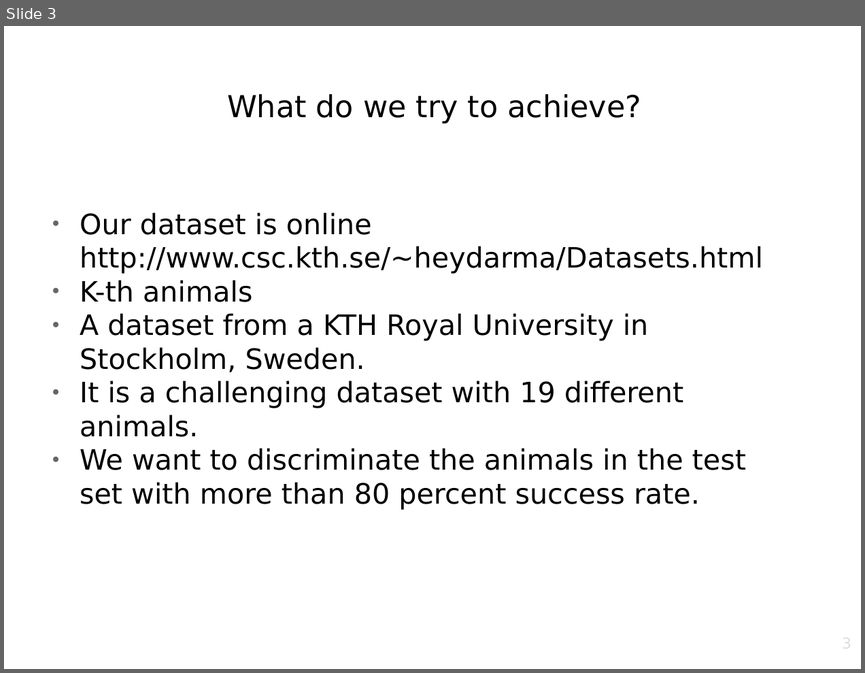
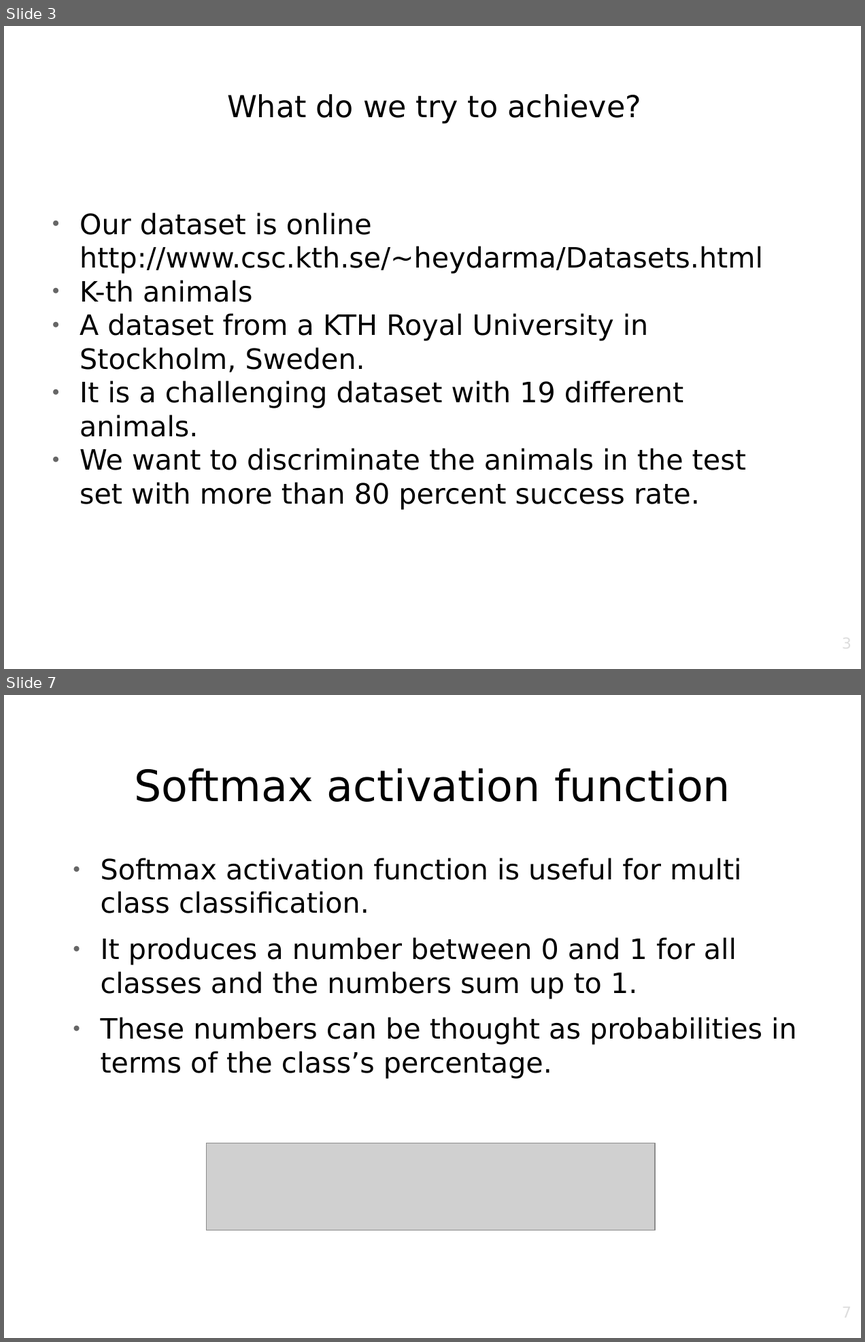
Before and after one commit to srknzl/cmpe462-project, a slide deck: Presentation.odp. Shown one above the other, each under a label of ours: slide 3 before the commit, slides 3 and 7 after it; the slides between them are not shown. The pictures are 865x673 and 865x1342 pixels, drawn with LibreOffice and Linux fonts; fonts in the diff are those of the drawing; grey boxes stand for pictures; background and template pictures are left out. Boxes give left, top, right and bottom in pixels: in the first picture for what was removed or moved away, otherwise in the second. Text is boxed around its words. In the diff, an @@ line names an element or a change of style, - is before the commit and + after.

Commit message:
add presentation images

```diff
--- a/Presentation.odp
+++ b/Presentation.odp
@@ slide 7 added at bbox=[4, 695, 861, 1338], background picture (left out) @@
@@ title added at bbox=[134, 768, 730, 802], 40 pt, text #000000 @@
+Softmax activation function
@@ text added at bbox=[101, 858, 797, 1079], 26 pt, text #000000 @@
+● Softmax activation function is useful for multi class classification.
+● It produces a number between 0 and 1 for all classes and the numbers sum up to 1.
+● These numbers can be thought as probabilities in terms of the class’s percentage.
@@ picture added at bbox=[206, 1143, 655, 1230] @@
@@ page number added at bbox=[653, 1303, 852, 1338], 14 pt, text #DDDDDD @@
+7
```
Also in this commit, not shown: 5 slides changed, 2 other slides added, 2 other files.
